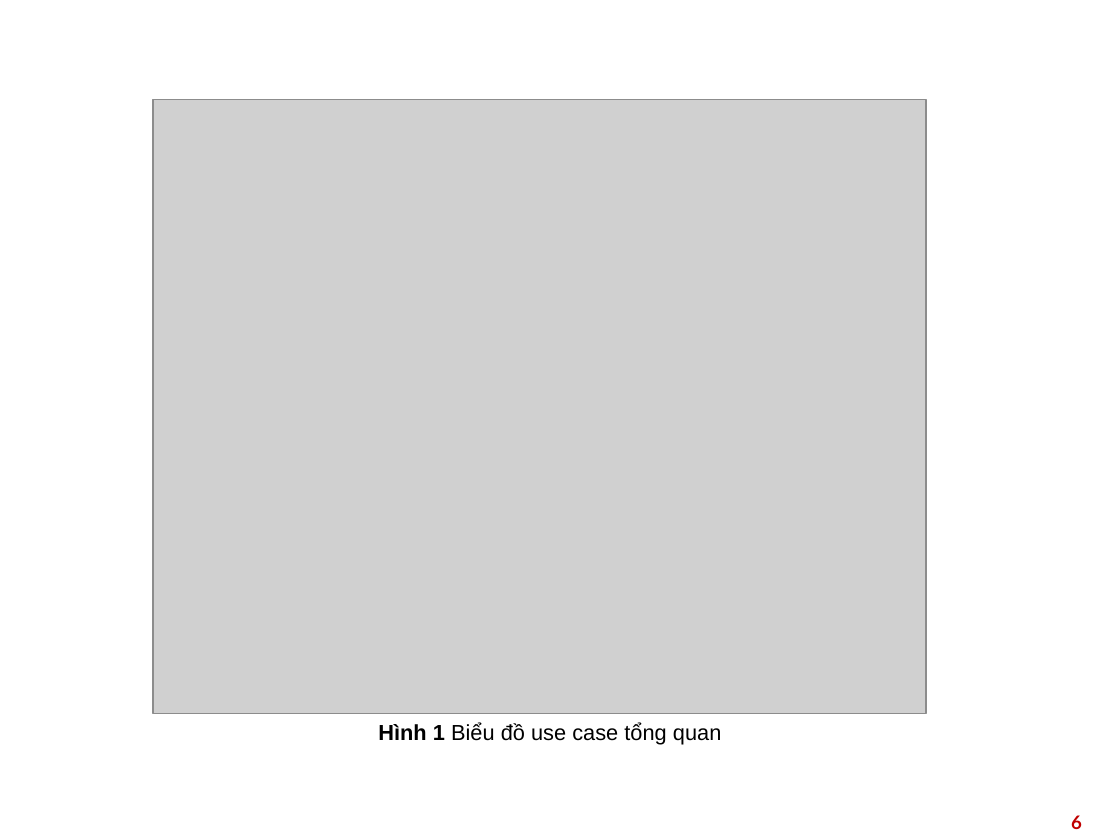
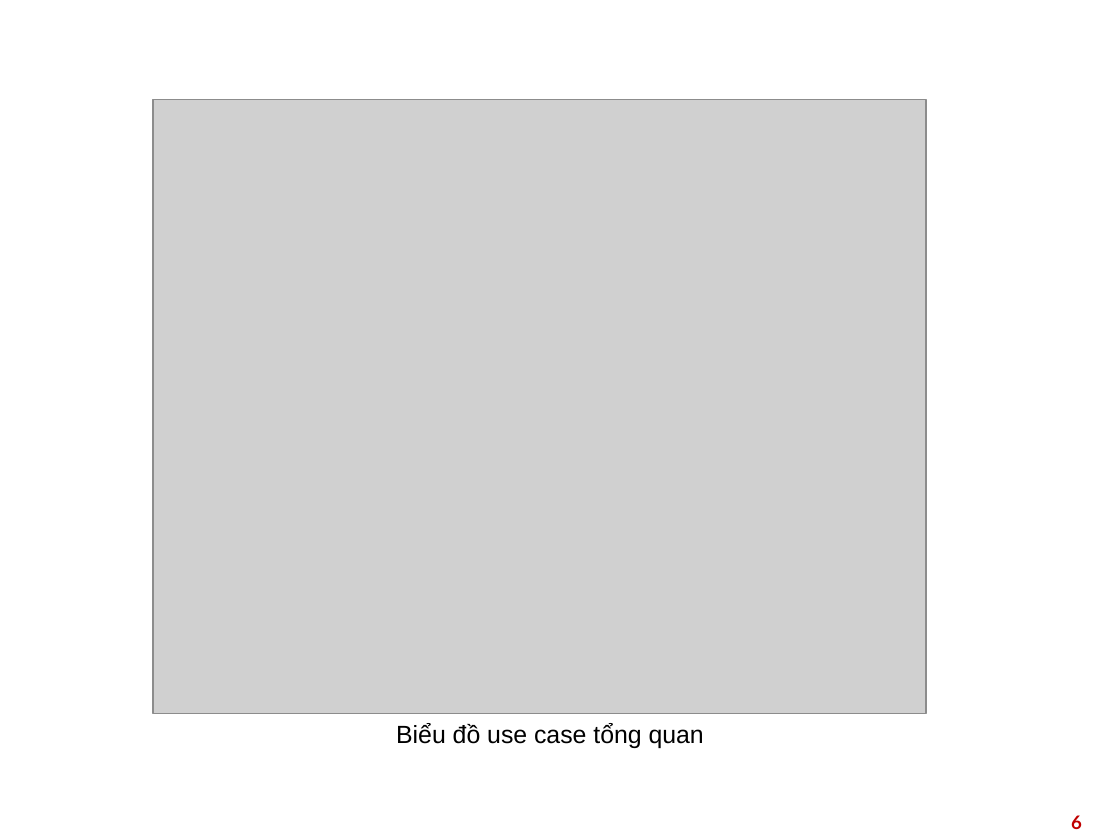
Before and after one commit to HieuPham2000/DP.20212.03, a slide deck: slide 6 of presentation/Design_Pattern_Slide.pptx. Drawn at 1120x840 pixels with LibreOffice and Linux fonts; fonts in the diff are those of the drawing; grey boxes stand for pictures; background and template pictures are left out. Boxes give left, top, right and bottom in pixels: in the first picture for what was removed or moved away, otherwise in the second. Text is boxed around its words. In the diff, an @@ line names an element or a change of style, - is before the commit and + after.

```diff
--- a/presentation/Design_Pattern_Slide.pptx
+++ b/presentation/Design_Pattern_Slide.pptx
@@ text at bbox=[396, 723, 704, 748]: text changed; size 14 to 16 pt @@
-Hình 1 Biểu đồ use case tổng quan
+Biểu đồ use case tổng quan
```
Also in this commit, not shown: 8 other slides changed, 18 slides added, 2 other files.
